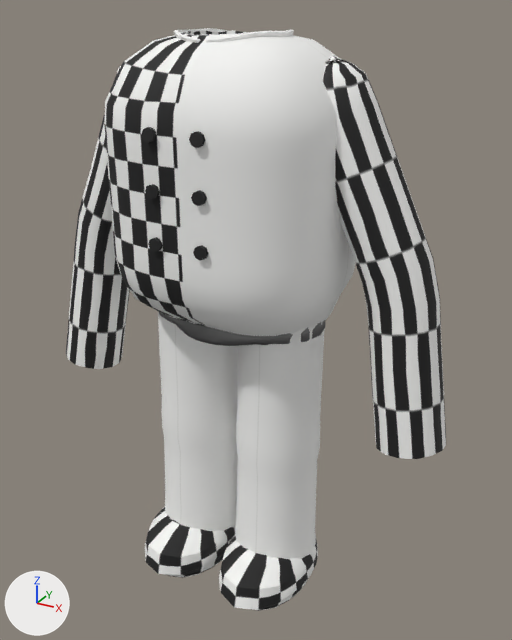
Renders of the FBX model Character_Cosmetics/Roblox_Ready/06_Chef/06_Chef.fbx from each side of a commit.
Before and after are seen from a camera (50 mm lens) standing at (1.74, -2.97, 3.35) and looking at (0.08, 0.07, 1.83). Lighting does not change. The marker at lower left points along +X, +Y and +Z. The older version comes first. Vertices at exactly the same position are counted once.

In view in the first picture: '06_Chef_Bottom', '06_Chef_Extras', '06_Chef_Feet', '06_Chef_Top'.
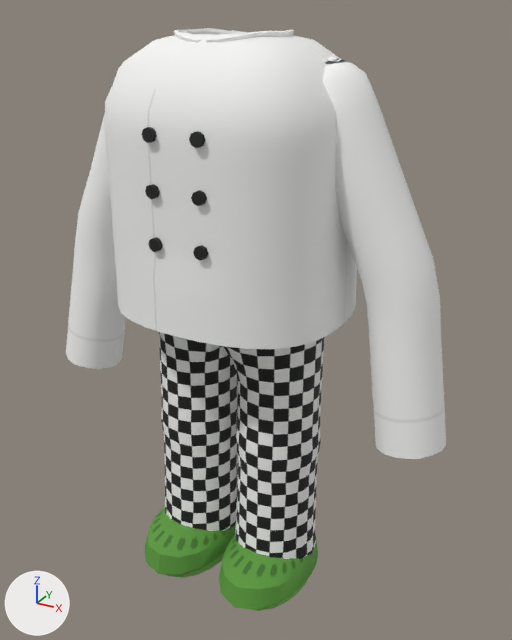
Location of each change, [x1, y1, x2, y2] in pixels of the pictures (512 x 640 px; the box of a moved part takes in the faces that stretch with it):
'06_Chef_Top', reshaped, surface changed (black to grey)
    both: [66, 28, 446, 459]
'06_Chef_Bottom', reshaped
    before: [158, 311, 326, 559]
    after: [159, 332, 324, 559]
part 1 of me_06_chef_feet, surface changed
    both: [145, 507, 318, 611]
part 3 of me_06_chef_top, moved or reshaped
    before: [113, 237, 356, 336]
    after: [113, 237, 357, 349]
part 4 of me_06_chef_top, surface changed (black to grey)
    both: [66, 30, 446, 459]

The change, as a diff of the scene's bpy script:
```diff
--- a/Character_Cosmetics/Roblox_Ready/06_Chef/06_Chef.fbx.py
+++ b/Character_Cosmetics/Roblox_Ready/06_Chef/06_Chef.fbx.py
@@ me_06_chef_bottom @@
 # used by ob_06_chef_bottom; location = (0.0, 0.0, 0.0)
-me_06_chef_bottom.from_pydata(...)  # 1346 vertices, 1376 faces; spans x -0.55..0.55, y -0.46..0.46, z 0.5..2.15
+me_06_chef_bottom.from_pydata(...)  # 1474 vertices, 1504 faces; spans x -0.55..0.55, y -0.46..0.46, z 0.5..2.15
+# me_06_chef_bottom part 2: 61 vertices moved within x -0.48..0.48, y -0.24..0.21, z 0.69..1.95; 1153 vertices removed from x -0.51..0.51, y -0.41..0.41, z 0.59..2.05; 1281 vertices added at x -0.52..0.52, y -0.44..0.43, z 0.6..2.08
 me_06_chef_bottom.materials.append(mat_06_chef_mat)
@@ me_06_chef_feet @@
 me_06_chef_feet.from_pydata(...)  # 772 vertices, 816 faces; spans x -0.515..0.517, y -0.495..0.275, z 0.285..0.65
 # used by ob_06_chef_feet; location = (0.0, 0.0, 0.0)
+# me_06_chef_feet part 1: texture (UV) coordinates of 720 of 816 faces, centred in x -0.505..0.507, y -0.461..0.239, z 0.292..0.641, changed; they spanned u 0.0..0.25, v 0.56..0.61 and now span u 0.0..0.25, v 0.31..0.36
 me_06_chef_feet.materials.append(mat_06_chef_mat)
@@ me_06_chef_top @@
 # used by ob_06_chef_top; location = (0.0, 0.0, 0.0)
-me_06_chef_top.from_pydata(...)  # 2018 vertices, 2040 faces; spans x -1.15..1.15, y -0.5..0.5, z 1.38..3.26
+me_06_chef_top.from_pydata(...)  # 2018 vertices, 2040 faces; spans x -1.15..1.15, y -0.52..0.52, z 1.38..3.26
+# me_06_chef_top part 3: 229 of 2018 vertices moved; they spanned x -0.59..0.59, y -0.5..0.5, z 1.92..2.22 and now span x -0.6..0.6, y -0.52..0.52, z 1.95..2.22; mean shift (0.0, 0.0, 0.01); largest move (0.12, -0.29, 1.92) -> (0.21, -0.5, 1.95)
+# me_06_chef_top part 4: texture (UV) coordinates of 1892 of 2040 faces, centred in x -1.14..1.14, y -0.5..0.5, z 1.38..3.25, changed; they spanned u 0.0..0.5, v 0.62..1.0 and now span u 0.0..0.75, v 0.37..1.0
 me_06_chef_top.materials.append(mat_06_chef_mat)
```
